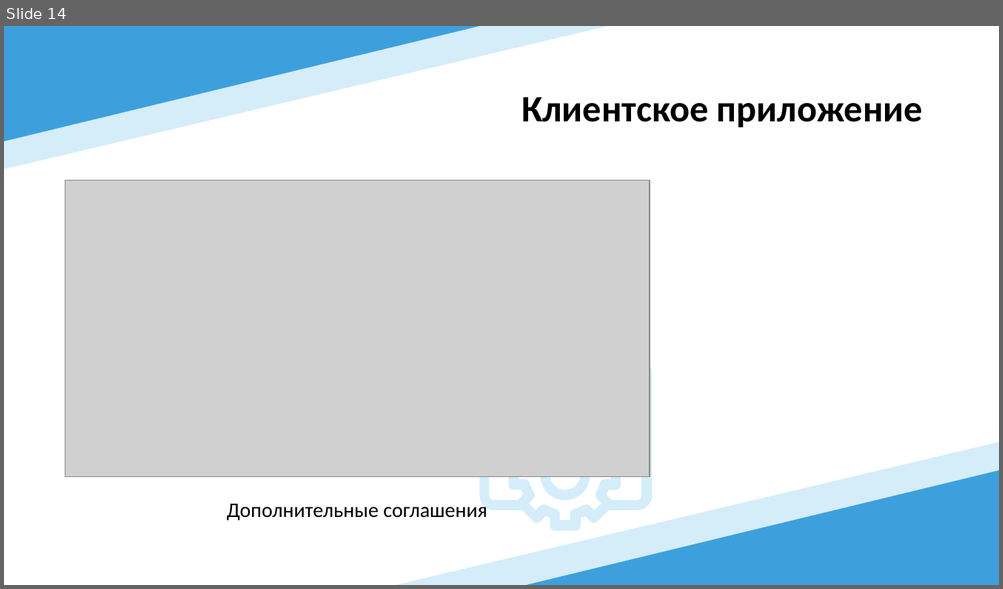
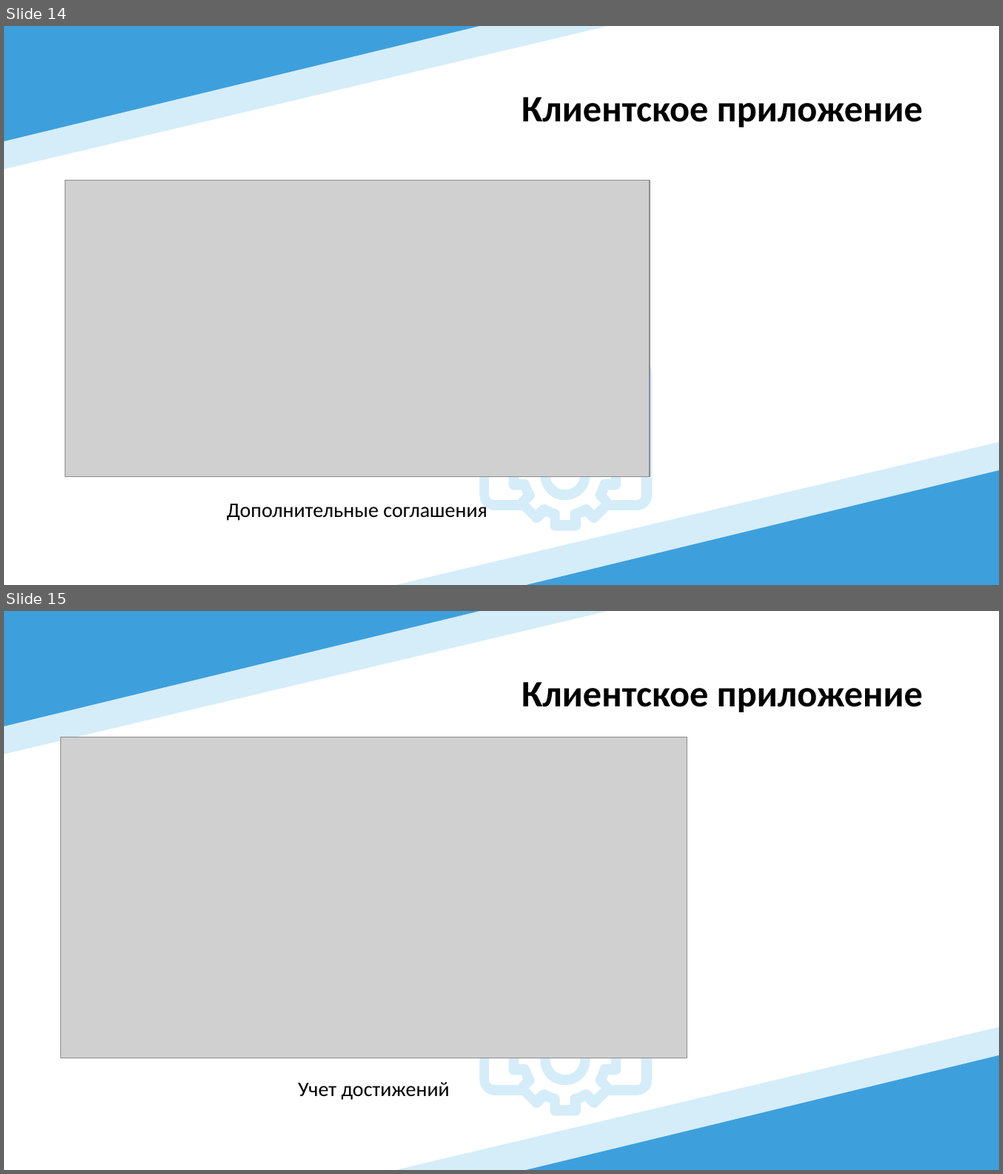
Before and after one commit to Immortian/ASP.NET-Core-HRM, a slide deck: Документация/Презентация.pptx. Shown one above the other, each under a label of ours: slide 14 before the commit, slides 14 and 15 after it. The pictures are 1003x589 and 1003x1174 pixels, drawn with LibreOffice and Linux fonts; fonts in the diff are those of the drawing; grey boxes stand for pictures. Boxes give left, top, right and bottom in pixels: in the first picture for what was removed or moved away, otherwise in the second. Text is boxed around its words. In the diff, an @@ line names an element or a change of style, - is before the commit and + after.

```diff
--- a/Документация/Презентация.pptx
+++ b/Документация/Презентация.pptx
@@ slide 15 added at (x1=4, y1=611, x2=999, y2=1170), background #FFFFFF @@
@@ group added at (x1=4, y1=611, x2=999, y2=1170): 4 triangles @@
@@ title added at (x1=521, y1=682, x2=922, y2=712), 36 pt, text #000000, bold @@
+Клиентское приложение
@@ picture added at (x1=61, y1=737, x2=687, y2=1059) @@
@@ freeform shape added at (x1=479, y1=944, x2=652, y2=1117), fill #D4EDF9 @@
@@ freeform shape added at (x1=540, y1=1036, x2=590, y2=1085), fill #D4EDF9 @@
@@ text added at (x1=298, y1=1082, x2=449, y2=1100), 20 pt, text #000000 @@
+Учет достижений
```
Also in this commit, not shown: 1 slide changed, 2 other files.
